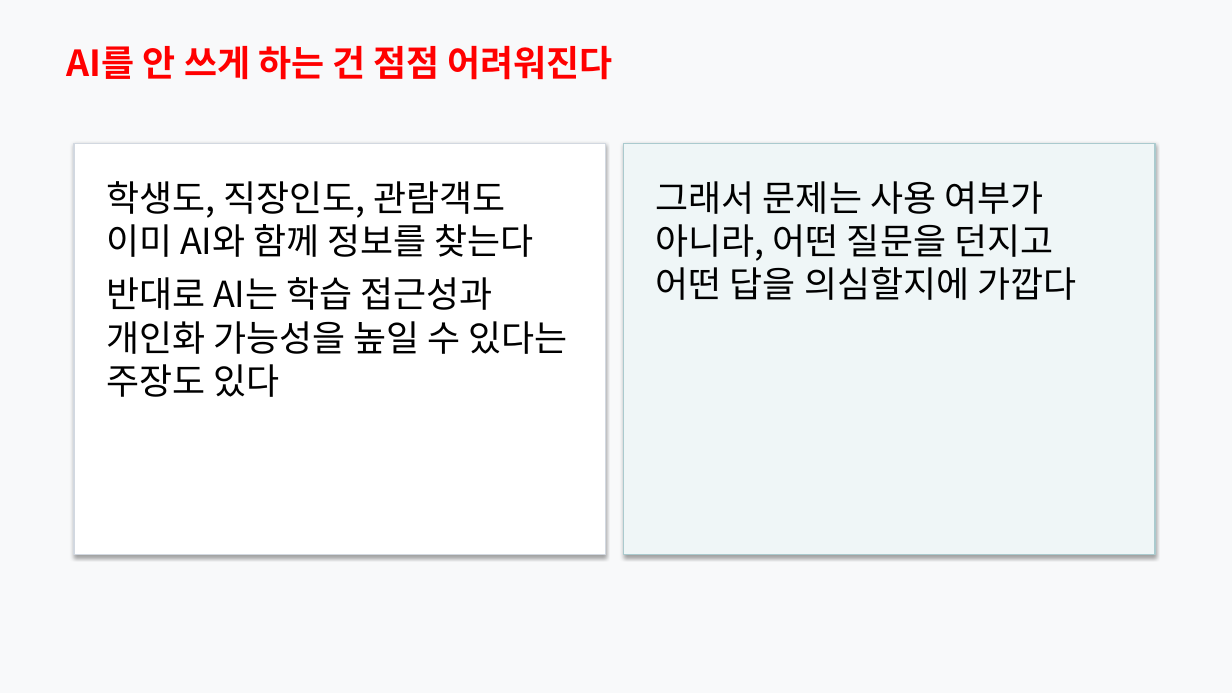
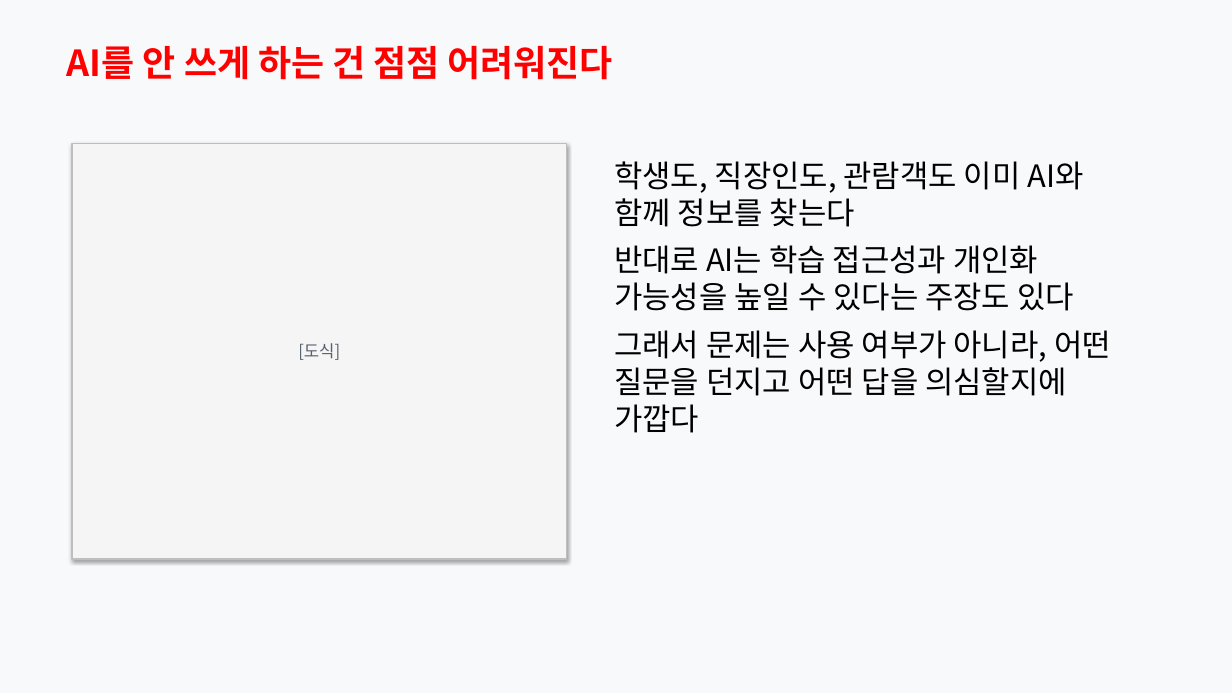
Before and after one commit to Rlearnchan/luddite, a slide deck: slide 21 of outputs/pptx/ai_knowledge_institution_styled_draft.pptx. Drawn at 1232x693 pixels with LibreOffice and Linux fonts; fonts in the diff are those of the drawing. Boxes give left, top, right and bottom in pixels: in the first picture for what was removed or moved away, otherwise in the second. Text is boxed around its words. In the diff, an @@ line names an element or a change of style, - is before the commit and + after.

```diff
--- a/outputs/pptx/ai_knowledge_institution_styled_draft.pptx
+++ b/outputs/pptx/ai_knowledge_institution_styled_draft.pptx
@@ rectangle "[도식]": place and size @@
-rectangle "[도식]" at bbox=[74, 143, 605, 555]
+rectangle "[도식]" at bbox=[72, 143, 567, 559]
@@ rectangle "[도식]" at bbox=[72, 143, 567, 559]: fill #FFFFFF to #F5F5F5; outline #D2D8E0 1 pt to #BEBEBE 1 pt @@
@@ rectangle removed at bbox=[624, 143, 1155, 555] @@
@@ text "학생도, 직장인도, 관람객도 이미 AI와 ...": place and size @@
-text "학생도, 직장인도, 관람객도 이미 AI와 ..." at bbox=[656, 181, 1076, 300]
+text "학생도, 직장인도, 관람객도 이미 AI와 ..." at bbox=[614, 161, 1111, 433]
@@ text at bbox=[614, 161, 1083, 311]: paragraphs added @@
+학생도, 직장인도, 관람객도 이미 AI와 함께 정보를 찾는다
+반대로 AI는 학습 접근성과 개인화 가능성을 높일 수 있다는 주장도 있다
@@ text removed at bbox=[106, 181, 567, 397] @@
-학생도, 직장인도, 관람객도 이미 AI와 함께 정보를 찾는다
-반대로 AI는 학습 접근성과 개인화 가능성을 높일 수 있다는 주장도 있다
@@ text in rectangle at bbox=[298, 343, 340, 360]: text added @@
+[도식]
@@ text at bbox=[614, 330, 1111, 433]: size 28 to 24 pt in "그래서 문제는 사용 여부가 아니라, 어떤 질문을 ..." @@
```
Also in this commit, not shown: 6 other slides changed, 8 other files.
